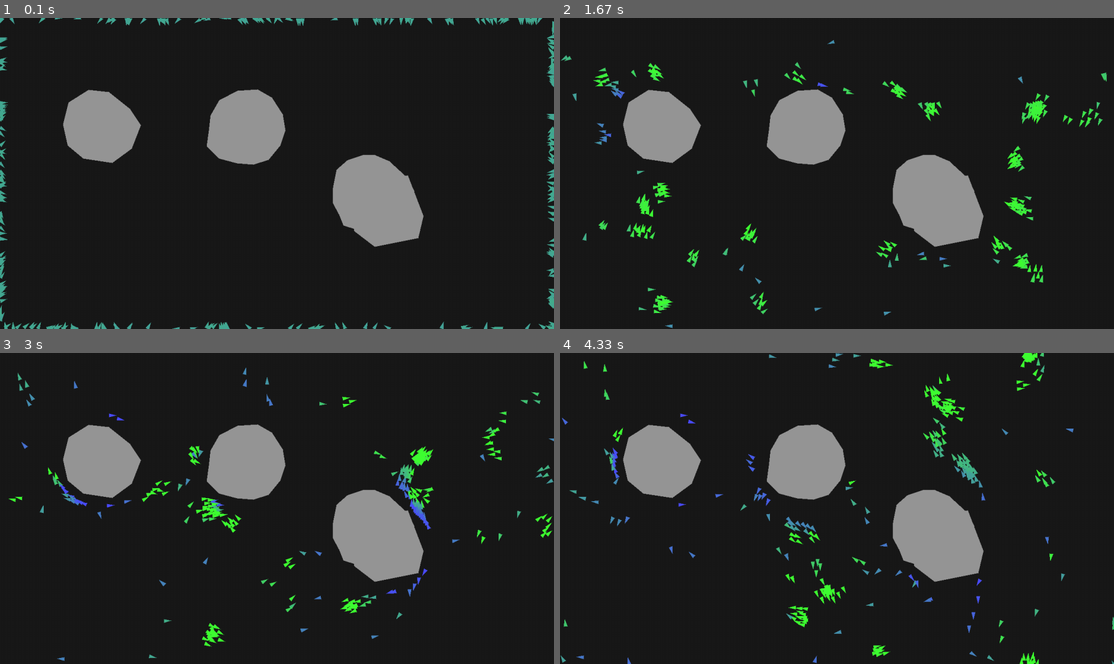
Above: before the commit, frames 1-4 (two rows, left to right).
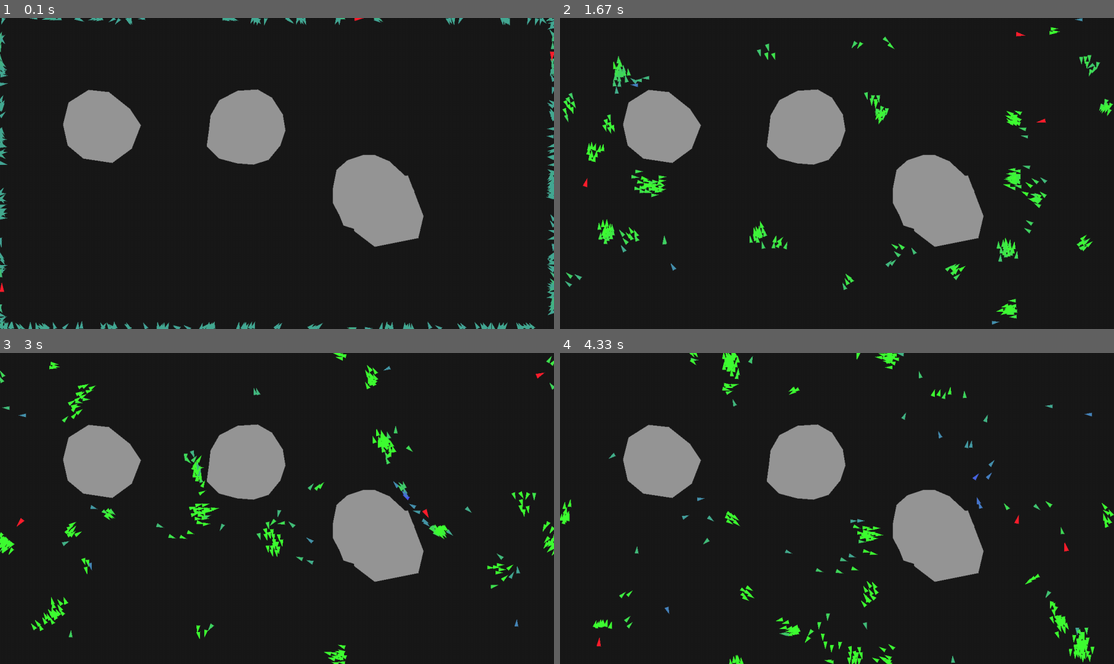
Above: after the commit, the same moments.

Repository: Thunder1967/NSYSU_AI_midterm_boids
Game: pygame game, started from boids.py
The game is run twice, just before and just after one commit, with the same random seed, the same clock (stepped at 60 frames per second) and the same inputs.
Inputs:
- Up to frame 1 (0.1 s): no input
- Up to frame 2 (1.67 s): no input
- Up to frame 3 (3 s): no input
- Up to frame 4 (4.33 s): tap Enter at 3.33, 3.67, 4 s

The runs differ from the first frame. In frame 1, 2.6% of the frame differs, in the area x 0-100%, y 0-100%; in frame 2, 4.9%; in frame 3, 4.8%; in frame 4, 5.1%.

Commit message:
重寫 bird ，加入掠食者

Diff:
--- a/boids.py
+++ b/boids.py
@@ -25,6 +25,8 @@
 #全域變數
 Running=True #遊戲是否運行
 Debug_AVG_FPS = {"total":0,"cnt":0} #效能檢查
+Damping = 2e-3 #阻力
+
 Bird_Number = 300 #bird 數量
 Bird_Size = 8 #bird 大小
 Bird_MAX_Speed = 200 #bird 最大速度
@@ -36,10 +38,18 @@
 Bird_Separation_Weight = 1 #bird 分離力最大值
 Bird_Alignment_Weight = 1 #bird 對齊力最大值
 Bird_Cohesion_Weight = 1 #bird 聚集力最大值
-Damping = 2e-3 #阻力
+Bird_Flee_Weight = 5 #bird 逃跑力最大值
+Bird_Alert_Radius = 40 #bird 警戒範圍
+
+Predator_Number = 3 #Predator 數量
+Predator_Size = 10 #Predator 大小
+Predator_MIN_Speed = 40 #Predator 最小速度
+Predator_MAX_Speed = 160 #Predator 最大速度
+Predator_Perception_Radius = 60 #Predator 觀察範圍
+Predator_Track_Weight = 1
 
 Obstacle_Number = 4 # Obstacle 數量
-BOUNCE_DAMPING = 0.5 # Obstacle 碰撞時能量遞減
+Bounce_Damping = 0.8 # bird 碰撞時能量遞減
 
 # 計算精度，若有 n 隻 bird ，則每隻 bird 需要與 n-1 隻 bird 互動，
 # 為提升效能我這裡只讓 bird 與隨機 (n-1)*Movement_Accuracy 隻 bird 互動
@@ -49,15 +59,15 @@
 DT=0 #每楨之間時間間隔，確保不同楨率下動畫表現一致
 
 #物件定義
-class Bird:
-    def __init__(self,pos):
+class Animal:
+    def __init__(self,pos,size,speed,color=(255, 255, 255)):
         self.position = pygame.math.Vector2(pos['x'],pos['y']) #初始位置
-        rad=random.uniform(0, 2*np.pi)
-        self.direction = pygame.math.Vector2(np.cos(rad),np.sin(rad)) #初始方向
-        self.speed = (Bird_MIN_Speed+Bird_MAX_Speed)/2 #初始速率
+        self.direction=pygame.math.Vector2(0,0)
+        self.direction.from_polar((1,random.uniform(1,360)))#初始方向
+        self.speed = speed #初始速率
         self.velocity = self.direction*self.speed #初始速度
-        self.color = (255, 255, 255) #顏色
-        self.size = Bird_Size
+        self.color = color #顏色
+        self.size = size
     def draw(self, screen):
         right_vector = pygame.math.Vector2(-self.direction.y,self.direction.x) #垂直於 self.direction 的向量
         #三個頂點
@@ -69,6 +79,41 @@
                             [(int(head.x), int(head.y)),
                              (int(left.x), int(left.y)),
                              (int(right.x), int(right.y))])
+    def apply_bounce(self, obstacles):
+        """
+        迭代所有障礙物，並呼叫其 check_collision 方法來處理碰撞和反彈。
+        """
+        for obstacle in obstacles:
+            # 將自己（Boid 實例）傳遞給障礙物物件
+            if obstacle.check_collision(self):
+                # 處理單一碰撞後立即退出，避免 Boid 被多個障礙物邊緣重複處理
+                return
+    def basis_update(self,MAX_SPEED,MIN_SPPED,obstacles):
+        # 碰撞反彈
+        self.apply_bounce(obstacles)
+
+        #更改速度
+        self.speed *= (1-Damping)
+        self.speed = min(max(self.speed,MIN_SPPED),MAX_SPEED)
+        self.velocity = self.direction*self.speed*DT
+
+        # 更新位置
+        self.position += self.velocity
+
+        # 邊界處理
+        if self.position.x > SCREEN_WIDTH:
+            self.position.x = 0
+        elif self.position.x < 0:
+            self.position.x = SCREEN_WIDTH
+
+        if self.position.y > SCREEN_HEIGHT:
+            self.position.y = 0
+        elif self.position.y < 0:
+            self.position.y = SCREEN_HEIGHT
+
+class Bird(Animal):
+    def __init__(self,pos):
+        super(Bird,self).__init__(pos,Bird_Size,(Bird_MIN_Speed+Bird_MAX_Speed)/2)
     def apply_force(self, boids):
         separation_force = pygame.math.Vector2(0,0) #分離推力
         alignment_force = pygame.math.Vector2(0,0) #對齊力
@@ -77,7 +122,7 @@
 
         neighbor_count = 0 # 紀錄偵測到的近鄰數量
 
-        # 遍歷所有其他的 Boid
+        # 遍歷其他的 Boid
         for i in np.random.choice(np.arange(0,Bird_Number),
                                   size=(int(Bird_Number*Movement_Accuracy),), replace=False):
             other = boids[i]
@@ -124,42 +169,69 @@
                     cohesion_force.scale_to_length(Bird_Cohesion_Weight)
 
         return separation_force+alignment_force+cohesion_force
-    def apply_bounce(self, obstacles):
-        """
-        迭代所有障礙物，並呼叫其 check_collision 方法來處理碰撞和反彈。
-        """
-        for obstacle in obstacles:
-            # 將自己（Boid 實例）傳遞給障礙物物件
-            if obstacle.check_collision(self):
-                # 處理單一碰撞後立即退出，避免 Boid 被多個障礙物邊緣重複處理
-                return
-    def update(self,all_boids,obstacles):
-        separation_force = self.apply_force(all_boids) #計算作用力
-        self.direction = (self.direction+separation_force).normalize() #調整方向
-        #調整速率
-        self.speed += separation_force.length()
-        self.speed *= (1-Damping)
-        self.speed = min(max(self.speed,Bird_MIN_Speed),Bird_MAX_Speed)
-
-        #更改顏色和速度
+    def flee_predator(self, predators):
+        flee_force = pygame.math.Vector2(0, 0)
+        neighbor_count = 0
+
+        for predator in predators:
+            distance_vector = self.position - predator.position # 從掠食者指向 Boid 的向量
+            distance = distance_vector.length()
+
+            # 檢查是否在逃跑範圍內
+            if distance < Bird_Alert_Radius and distance > 0:
+                # 施加一個強大的推力
+                flee_force += distance_vector.normalize()*Bird_MAX_Speed / distance
+                neighbor_count+=1
+        if neighbor_count>0:
+            # 計算逃跑力
+            if flee_force.length()>0:
+                flee_force/=neighbor_count
+                if flee_force.length() > Bird_Flee_Weight:
+                    flee_force.scale_to_length(Bird_Flee_Weight)
+        return flee_force
+    def update(self,all_boids,obstacles,predators):
+        #調整速度
+        force = self.apply_force(all_boids)+self.flee_predator(predators) #計算作用力
+        self.direction = (self.direction+force).normalize() #調整方向
+        self.speed += force.length() #調整速率
+
+        #實際運動
+        super(Bird,self).basis_update(Bird_MAX_Speed,Bird_MIN_Speed,obstacles)
+
+        #更改顏色
         self.color = Bird_Color_Slow+Bird_Color_ChangeRate*((self.speed-Bird_MIN_Speed)/(Bird_MAX_Speed-Bird_MIN_Speed))
-        self.velocity = self.direction*self.speed*DT
-
-        # 2. 更新位置
-        self.position += self.velocity
-
-        self.apply_bounce(obstacles)
-
-        # 邊界處理
-        if self.position.x > SCREEN_WIDTH:
-            self.position.x = 0
-        elif self.position.x < 0:
-            self.position.x = SCREEN_WIDTH
-
-        if self.position.y > SCREEN_HEIGHT:
-            self.position.y = 0
-        elif self.position.y < 0:
-            self.position.y = SCREEN_HEIGHT
+
+class Predator(Animal):
+    def __init__(self, pos):
+        super(Predator,self).__init__(pos,Predator_Size,Predator_MAX_Speed,color=(255,30,45))
+    def apply_track(self, all_boids):
+        # 追蹤 bird
+        track_force = pygame.math.Vector2(0, 0) #追蹤力
+        if all_boids:
+            track_radius = Predator_Perception_Radius**2
+            neighbor_count = 0 # 紀錄偵測到的近鄰數量
+
+            for bird in all_boids:
+                forward_bird = bird.position-self.position
+                if track_radius>forward_bird.length_squared():
+                    track_force+=forward_bird
+                    neighbor_count+=1
+
+            if neighbor_count>0:
+                track_force/=neighbor_count
+                if track_force.length()>0:
+                    track_force = track_force.normalize() * Predator_MAX_Speed - self.velocity
+                    if track_force.length_squared() > Predator_Track_Weight**2:
+                        track_force.scale_to_length(Predator_Track_Weight)
+
+        return track_force
+    def update(self, all_boids, obstacles):
+        force = self.apply_track(all_boids) #計算作用力
+        self.direction = (self.direction+force).normalize() #調整方向
+        self.speed += force.length() #調整速率
+
+        #實際運動
+        super(Predator,self).basis_update(Predator_MAX_Speed,Predator_MIN_Speed,obstacles)
 
 class Obstacle:
     def __init__(self, vertices, color=(150, 150, 150)):
@@ -217,104 +289,11 @@
 
                 # 使用法線進行反射
                 boid.direction = boid.direction.reflect(normal_norm)
-                boid.speed *= BOUNCE_DAMPING
+                boid.speed *= Bounce_Damping
 
                 return True
 
         return False
-
-    # 輔助函數：計算點到線段的最短距離 (私有方法，只供內部使用)
-    def _closest_point_on_segment(self, p: pygame.math.Vector2, a: pygame.math.Vector2, b: pygame.math.Vector2) -> tuple[pygame.math.Vector2, float]:
-        """
-        計算點 p 到線段 ab 的最短距離和最近點。優化：使用長度的平方 (length_squared)
-        """
-        ab = b - a
-
-        # 避免除以零：如果線段長度為零
-        len_sq = ab.length_squared()
-        if len_sq == 0.0:
-            # 直接返回點 a 和 p 到 a 的距離平方
-            return a, p.distance_squared_to(a)
-
-        # 投影 t = (p - a) 向量在 ab 向量上的投影長度比例
-        # 由於 dot() 和 length_squared() 都不涉及昂貴的平方根 (sqrt) 運算，這裡效率很高
-        t = (p - a).dot(ab) / len_sq
-
-        # 限制 t 在 [0, 1] 之間，確保最近點落在線段 ab 範圍內
-        t = max(0.0, min(1.0, t))
-
-        # 計算線段上的最近點
-        closest = a + t * ab
-
-        # 返回最近點和距離平方 (distance_sq)
-        # 再次避免使用昂貴的 distance_to()，直接使用 distance_squared_to()
-        distance_sq = p.distance_squared_to(closest)
-
-        return closest, distance_sq
-
-    #真實多邊形碰撞邏輯，效能極差，已棄用
-    def polygon_collision(self, boid) -> bool:
-        """
-        從 gemini 抄來的，我也不懂
-        檢查 Boid 是否與此障礙物發生碰撞，並解決碰撞。
-        優化：嘗試使用 Bounding Box 快速剔除（這裡暫略），並優化迴圈內的計算。
-        """
-        COLLISION_RADIUS = boid.size
-        # 使用半徑的平方來與 distance_sq 比較，避免 sqrt
-        COLLISION_RADIUS_SQ = COLLISION_RADIUS ** 2
-
-        num_vertices = len(self.vertices)
-
-        # 遍歷多邊形的每一條邊
-        for i in range(num_vertices):
-            v1 = self.vertices[i]
-            v2 = self.vertices[(i + 1) % num_vertices]
-
-            # 1. 計算 Boid 位置到線段的最近點 (使用整合的輔助方法)
-            closest_pt, distance_sq = self._closest_point_on_segment(boid.position, v1, v2)
-
-            # 2. 檢查是否發生碰撞
-            if distance_sq < COLLISION_RADIUS_SQ:
-
-                # --- 碰撞解決 (Resolution) ---
-
-                # a. 找出法線 (Normal)：從最近點指向 Boid
-                normal = boid.position - closest_pt
-
-                # 再次優化：避免重複計算 length() 和 normalize()
-                normal_length = normal.length()
-
-                if normal_length > 0:
-
-                    # b. 推回位置：解決穿透
-
-                    # 避免在迴圈外每次都呼叫 math.sqrt(distance_sq)
-                    distance = np.sqrt(distance_sq)
-                    penetration_depth = COLLISION_RADIUS - distance
-
-                    # 避免多次呼叫 normalize()，在這裡計算一次
-                    normal_norm = normal / normal_length
-
-                    # 沿著法線方向將 Boid 推開
-                    boid.position += normal_norm * penetration_depth
-
-                    # c. 速度反射（Reflection）：改變方向
-                    BOUNCE_DAMPING = 0.8
-
-                    # Pygame 的 reflect 效率很高，直接使用
-                    bounce_vector = boid.velocity.reflect(normal_norm)
-                    boid.velocity = bounce_vector * BOUNCE_DAMPING
-
-                    # d. 更新 Boid 的方向/速率屬性
-                    if boid.velocity.length() > 0:
-                         # 由於 velocity 剛被修改，需要重新計算方向
-                         boid.direction = boid.velocity.normalize()
-                         boid.speed = boid.velocity.length()
-
-                    return True
-
-        return False
-
     @staticmethod
     def generate_random_polygon(center_x: float, center_y: float, min_radius: float, max_radius: float, num_vertices: int) -> list[tuple[float, float]]:
         """
@@ -359,6 +338,14 @@
     random.randint(100,SCREEN_WIDTH-100),
     random.randint(100,SCREEN_HEIGHT-100),
     80,100,random.randint(4,20))) for _ in range(Obstacle_Number)]
+
+predators = [Predator(random.choice([
+    {'x':0,'y':random.randint(0,SCREEN_HEIGHT)},
+    {'x':SCREEN_WIDTH,'y':random.randint(0,SCREEN_HEIGHT)},
+    {'x':random.randint(0,SCREEN_WIDTH),'y':0},
+    {'x':random.randint(0,SCREEN_WIDTH),'y':SCREEN_HEIGHT}
+    ])) for _ in range(Predator_Number)]
+
 #tick
 while Running:
     #取得動作
@@ -378,10 +365,13 @@
     #繪圖
     Screen.fill(BACKGROUND_COLOR)
     for bird in birds:
-        bird.update(birds,obstacles)
+        bird.update(birds,obstacles,predators)
         bird.draw(Screen)
     for obstacle in obstacles:
         obstacle.draw(Screen)
+    for predator in predators:
+        predator.update(birds,obstacles)
+        predator.draw(Screen)
 
     pygame.display.flip()
 
